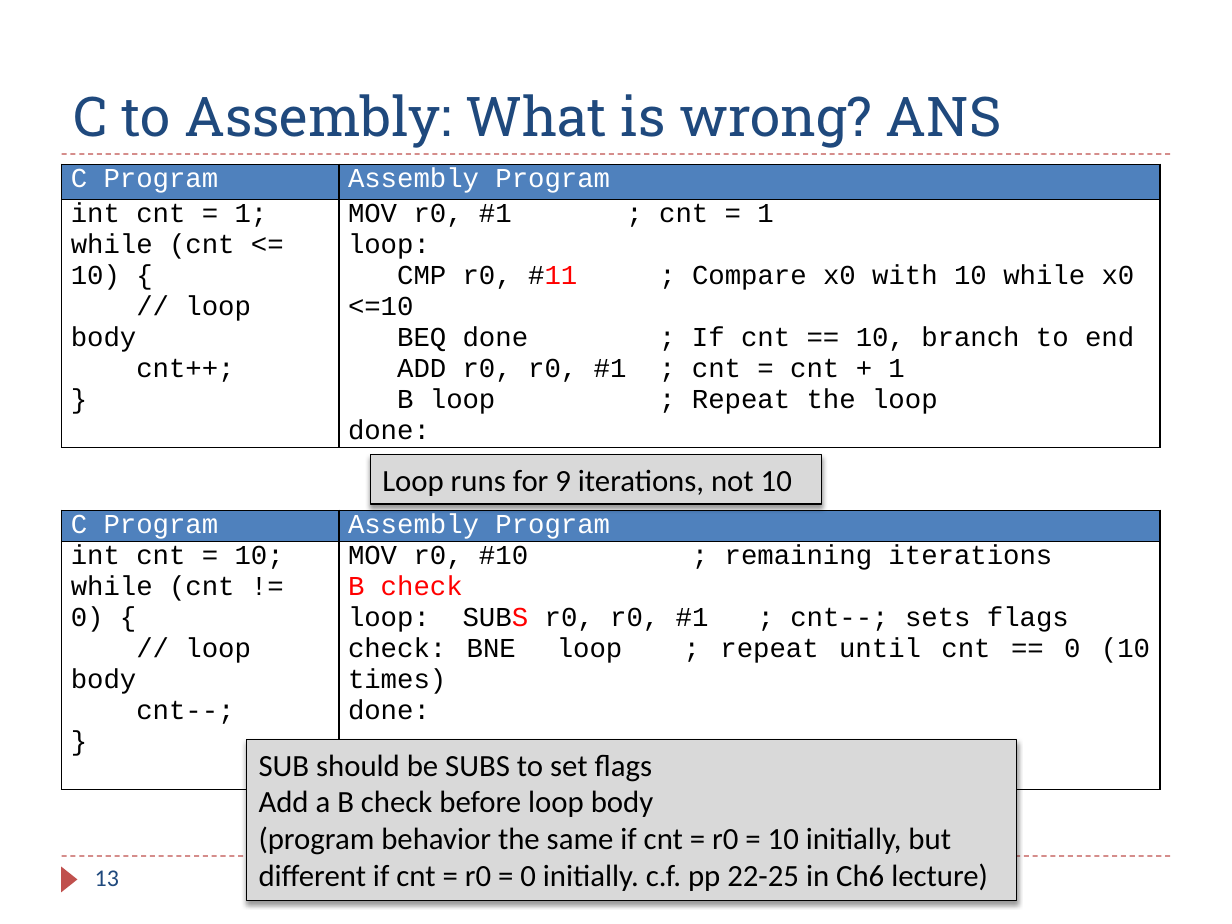
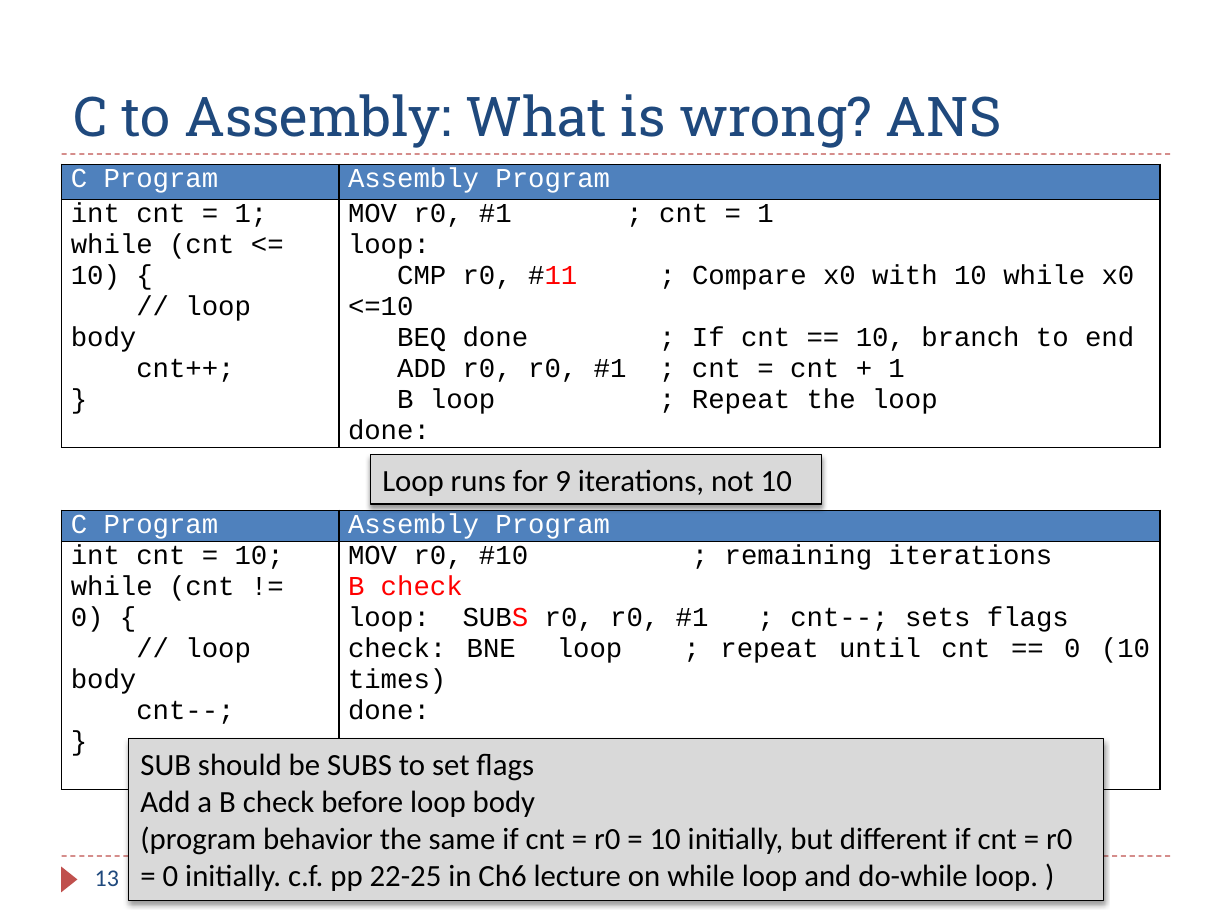
Before and after one commit to guhofstra/CSC111Fa25, a slide deck: slide 13 of PPTs/Ch6_ARM_Control_Flow_Exercises_ANS.pptx. Drawn at 1232x924 pixels with LibreOffice and Linux fonts; fonts in the diff are those of the drawing. Boxes give left, top, right and bottom in pixels: in the first picture for what was removed or moved away, otherwise in the second. Text is boxed around its words. In the diff, an @@ line names an element or a change of style, - is before the commit and + after.

```diff
--- a/PPTs/Ch6_ARM_Control_Flow_Exercises_ANS.pptx
+++ b/PPTs/Ch6_ARM_Control_Flow_Exercises_ANS.pptx
@@ rectangle "SUB should be SUBS to ..." resized from (x1=246, y1=739, x2=1016, y2=901) to (x1=128, y1=739, x2=1104, y2=901) @@
@@ text in rectangle at (x1=140, y1=826, x2=1072, y2=891): text changed @@
-(program behavior the same if cnt = r0 = 10 initially, but different if cnt = r0 = 0 initially. c.f. pp 22-25 in Ch6 lecture)
+(program behavior the same if cnt = r0 = 10 initially, but different if cnt = r0 = 0 initially. c.f. pp 22-25 in Ch6 lecture on while loop and do-while loop. )
```
Also in this commit, not shown: 2 other slides changed, 1 other file.
